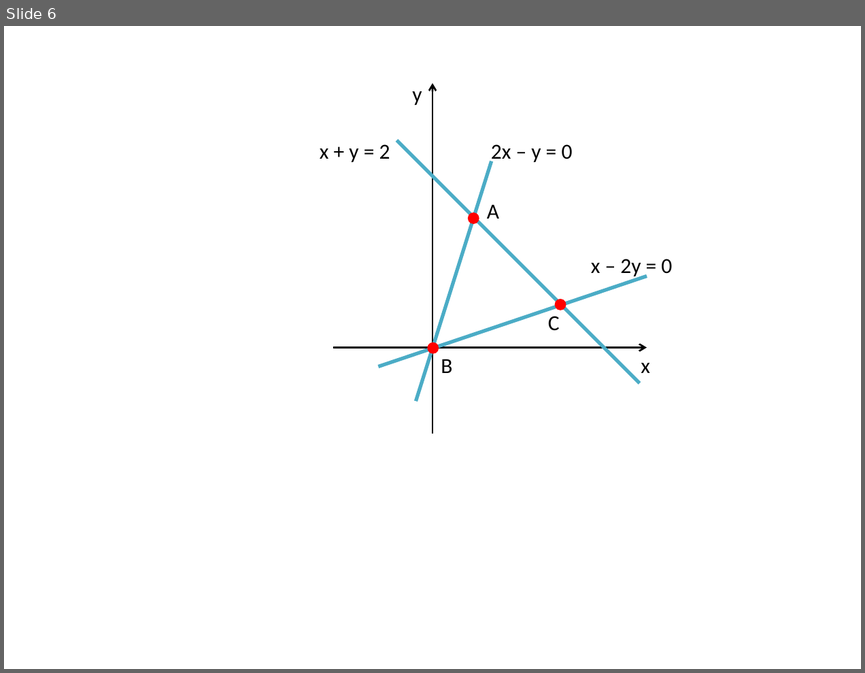
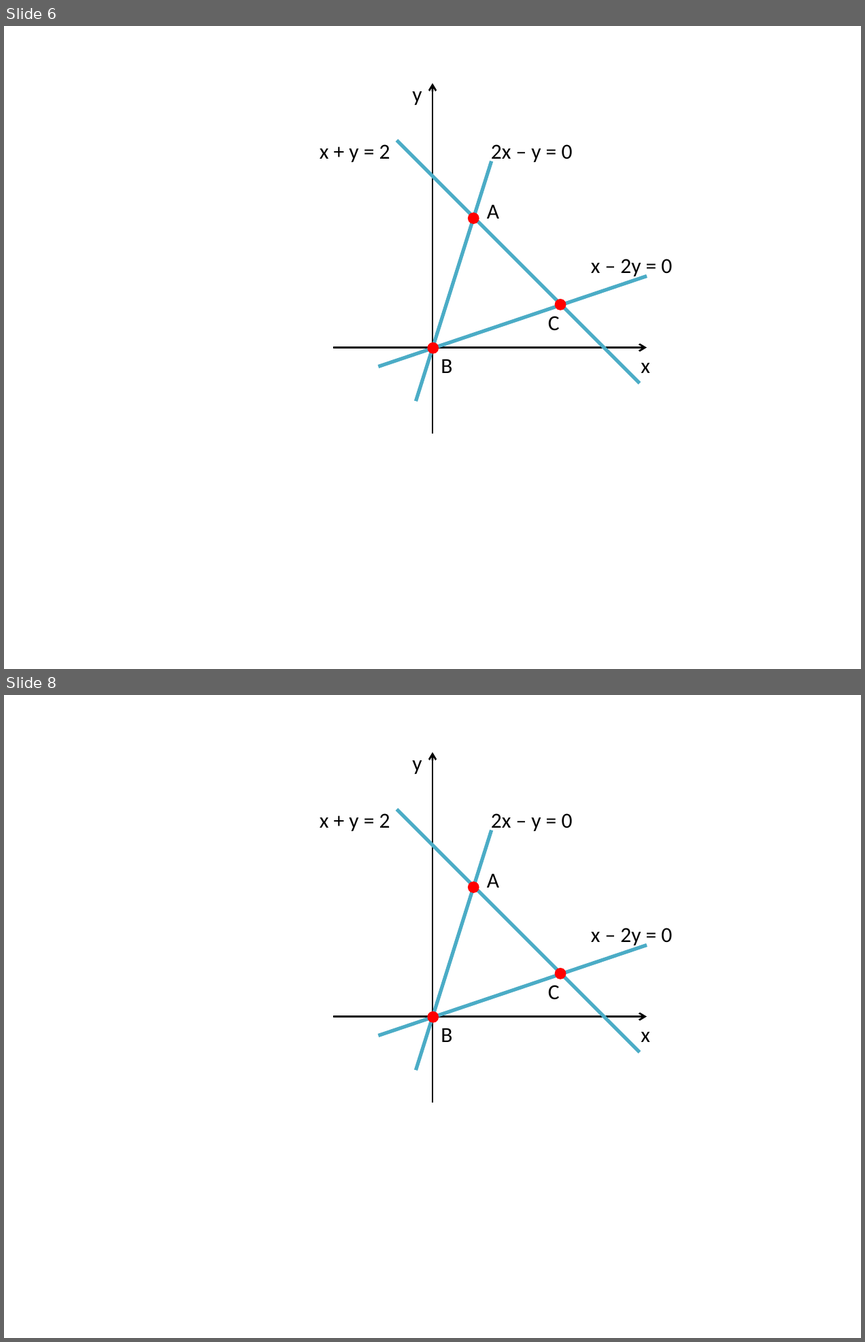
Before and after one commit to germangh/linear_algebra, a slide deck: img/figs.pptx. Shown one above the other, each under a label of ours: slide 6 before the commit, slides 6 and 8 after it; the slides between them are not shown. The pictures are 865x673 and 865x1342 pixels, drawn with LibreOffice and Linux fonts; fonts in the diff are those of the drawing. Boxes give left, top, right and bottom in pixels: in the first picture for what was removed or moved away, otherwise in the second. Text is boxed around its words. In the diff, an @@ line names an element or a change of style, - is before the commit and + after.

```diff
--- a/img/figs.pptx
+++ b/img/figs.pptx
@@ slide 8 added at bbox=[4, 695, 861, 1338], background #FFFFFF @@
@@ arrow added from (432, 1102) to (432, 752), #000000 1.5 pt @@
@@ text added at bbox=[412, 760, 422, 774], 18 pt, text #000000 @@
+y
@@ text added at bbox=[320, 813, 390, 831], 18 pt, text #000000 @@
+x + y = 2
@@ line added from (396, 809) to (640, 1052), #4BACC6 3 pt @@
@@ text added at bbox=[491, 813, 572, 832], 18 pt, text #000000 @@
+2x – y = 0
@@ line added from (492, 830) to (416, 1070), #4BACC6 3 pt @@
@@ text added at bbox=[487, 873, 499, 887], 18 pt, text #000000 @@
+A
@@ ellipse added at bbox=[468, 882, 479, 892], fill #FF0000, outline #FF0000 0.75 pt @@
@@ text added at bbox=[591, 928, 672, 947], 18 pt, text #000000 @@
+x – 2y = 0
@@ line added from (379, 1035) to (647, 945), #4BACC6 3 pt @@
@@ ellipse added at bbox=[555, 968, 565, 979], fill #FF0000, outline #FF0000 0.75 pt @@
@@ text added at bbox=[548, 985, 560, 1000], 18 pt, text #000000 @@
+C
@@ arrow added from (333, 1016) to (647, 1016), #000000 1.5 pt @@
@@ ellipse added at bbox=[427, 1011, 438, 1021], fill #FF0000, outline #FF0000 0.75 pt @@
@@ text added at bbox=[441, 1028, 452, 1042], 18 pt, text #000000 @@
+B
@@ text added at bbox=[640, 1032, 650, 1042], 18 pt, text #000000 @@
+x
```
Also in this commit, not shown: 1 other slide added, 1 other file.
